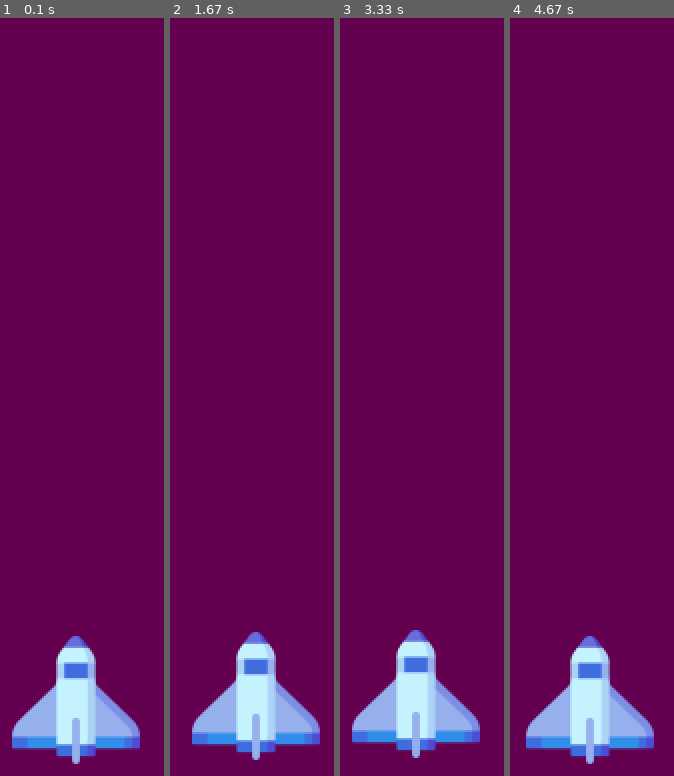
Above: before the commit, frames 1-4 (left to right).
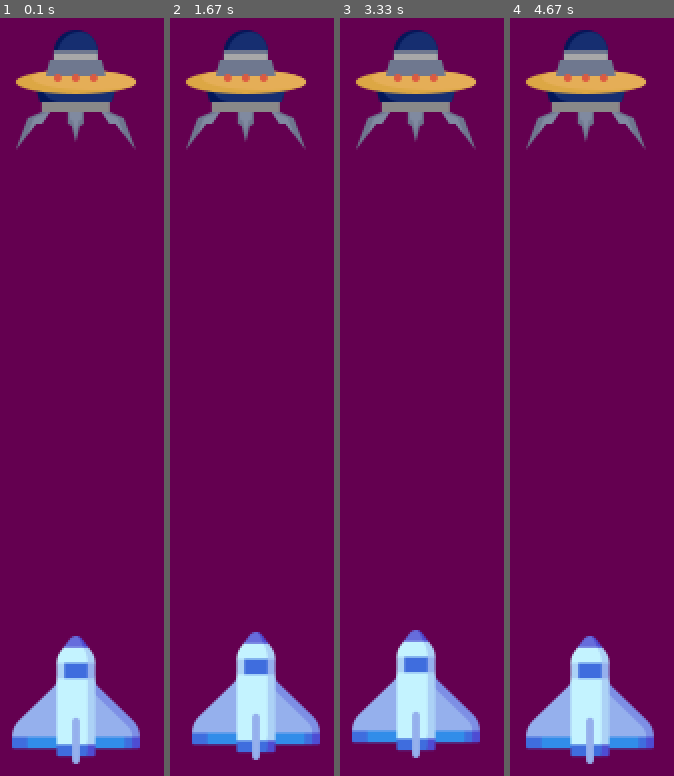
Above: after the commit, the same moments.

Repository: dropdeaddavi/space-invader-pygame
Game: pygame game, started from main.py
Two runs of this game, one before a commit and one after it. Both use one fixed random seed, a clock stepped at 60 frames per second and the inputs below.
Inputs:
- Up to frame 1 (0.1 s): no input
- Up to frame 2 (1.67 s): hold Right 0.33-0.8 s; hold Up 0.83-1.13 s; hold Right 1.17-1.63 s
- Up to frame 3 (3.33 s): hold Left 1.67-2.2 s; hold Down 2.23-2.53 s; hold Left 2.57-2.97 s; hold Up from 3 s (still down)
- Up to frame 4 (4.67 s): release Up at 3.37 s; hold Right 3.4-4.03 s; hold Down 4.07-4.43 s; hold Left from 4.47 s (still down)

The runs differ from the first frame. In frame 1, 5.2% of the frame differs, in the area x 9-83%, y 1-18%; in frame 2, 5.2%; in frame 3, 5.2%; in frame 4, 5.2%.

Commit message:
First enemy added

Diff:
--- a/main.py
+++ b/main.py
@@ -1,18 +1,21 @@
 import pygame
+import  random
 
-#initialize Pygame
+# initialize Pygame
 pygame.init()
 
-#Set Screen
-screen = pygame.display.set_mode((800, 400))
+# Set Screen
+width = 800
+height = 400
+screen = pygame.display.set_mode((width, height))
 
-#Window Display Settings
+# Window Display Settings
 
 pygame.display.set_caption("Space Invaders")
 icon = pygame.image.load("ufo.png")
 pygame.display.set_icon(icon)
 
-#Player
+# Player
 
 PlayerImage = pygame.image.load("spacecraft.png")
 PlayerX = 370
@@ -20,11 +23,23 @@
 Xchange = 0
 Ychange = 0
 
+# Enemy 1
+
+Enemy_1_Image = pygame.image.load("EnemyAlien.png")
+Enemy_1_X = 370
+Enemy_1_Y = 15
+Enemy_1_Xchange = 0
+Enemy_1_Ychange = 0
+
+
 def Player(x, y):
-
     screen.blit(PlayerImage, (x, y))
 
-#Game Loop
+def Enemy(x, y):
+    screen.blit(Enemy_1_Image, (x, y))
+
+
+# Game Loop
 
 windowRunning = True
 
@@ -53,6 +68,13 @@
                 Ychange = 0
 
     PlayerX += Xchange
+
+    if PlayerX <= 0:
+        PlayerX = 0
+    elif PlayerX >= 736:
+        PlayerX = 736
+
     PlayerY += Ychange
+    Enemy(Enemy_1_X, Enemy_1_Y)
     Player(PlayerX, PlayerY)
     pygame.display.update()
Binary file added: EnemyAlien.png
